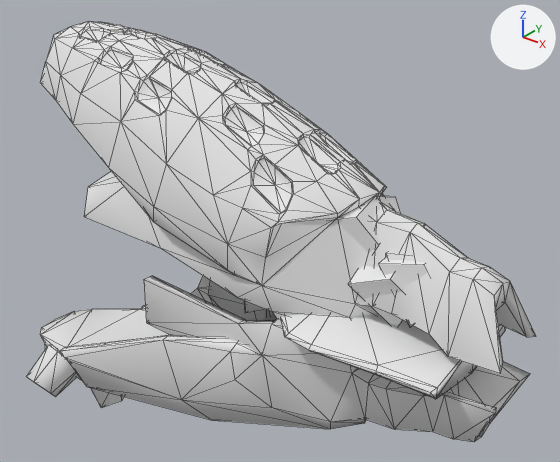
The OBJ model D3D11_Template_Gateware_v5d/D3D11_Template_Gateware/Models/Needler.obj: old version first, new version second.
Before and after are seen from a camera (50 mm lens) standing at (15.5, -17.3, 12.5) and looking at (0.0, 2.0, 0.6). Every picture has the same lights, and +X, +Y and +Z are marked at upper right. Mesh edges are drawn as thin lines. Where no turn or scale is listed for an object, it has been applied to the vertices. Vertices at the same position are counted once.

The first picture shows 'Needler'.
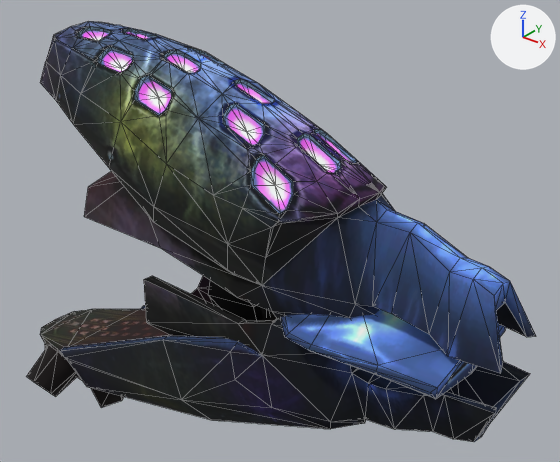
The newer file is also rescaled (x0.1) as a whole; pictures and numbers use the older file's frame.

Where the change shows, as pixel boxes (x1, y1, x2, y2) in the pictures (560 x 462 px):
part 1 of me_needler, deleted: before (244, 196, 428, 327)
part 2 of me_needler, recoloured: (26, 21, 536, 442) in both
part 3 of me_needler, recoloured: (40, 30, 353, 379) in both

The edits, one by one:
Picture 'needler.png' (img_needler_png) is new.
Material 'Needler:initialShadingGroup' (mat_needler_initialshadinggroup) is new.
Its texture is img_needler_png.
Its roughness is 1.0.
me_needler is used by ob_needler; location (0.0, 0.0, 0.0).
me_needler had 1110 vertices, 1927 faces and spanned x -12.3..9.8, y -3.3..3.3, z -9.5..7.3.
me_needler no longer uses material mat_fpneedler_wire_174186203 (white #e7e7e7).
me_needler no longer uses material mat_fpneedler_needles (white #e7e7e7).
me_needler now has 965 vertices, 1774 faces and spans x -12.3..9.8, y -3.3..3.3, z -9.5..7.3.
me_needler part 1: 7 loose pieces with 103 vertices, spanning x 0.0..7.6, y -1.6..1.5, z -1.0..5.0, are deleted.
me_needler part 2: 1170 faces spanning x -12.3..9.8, y -3.3..3.3, z -9.5..7.3 switch from mat_fpneedler_needler_gun (white #e7e7e7) to mat_needler_initialshadinggroup (picture img_needler_png).
me_needler part 3: 284 faces spanning x -11.6..4.0, y -2.3..2.3, z -8.3..7.2 switch from mat_fpneedler_needler_dull (white #e7e7e7) to mat_needler_initialshadinggroup (picture img_needler_png).
